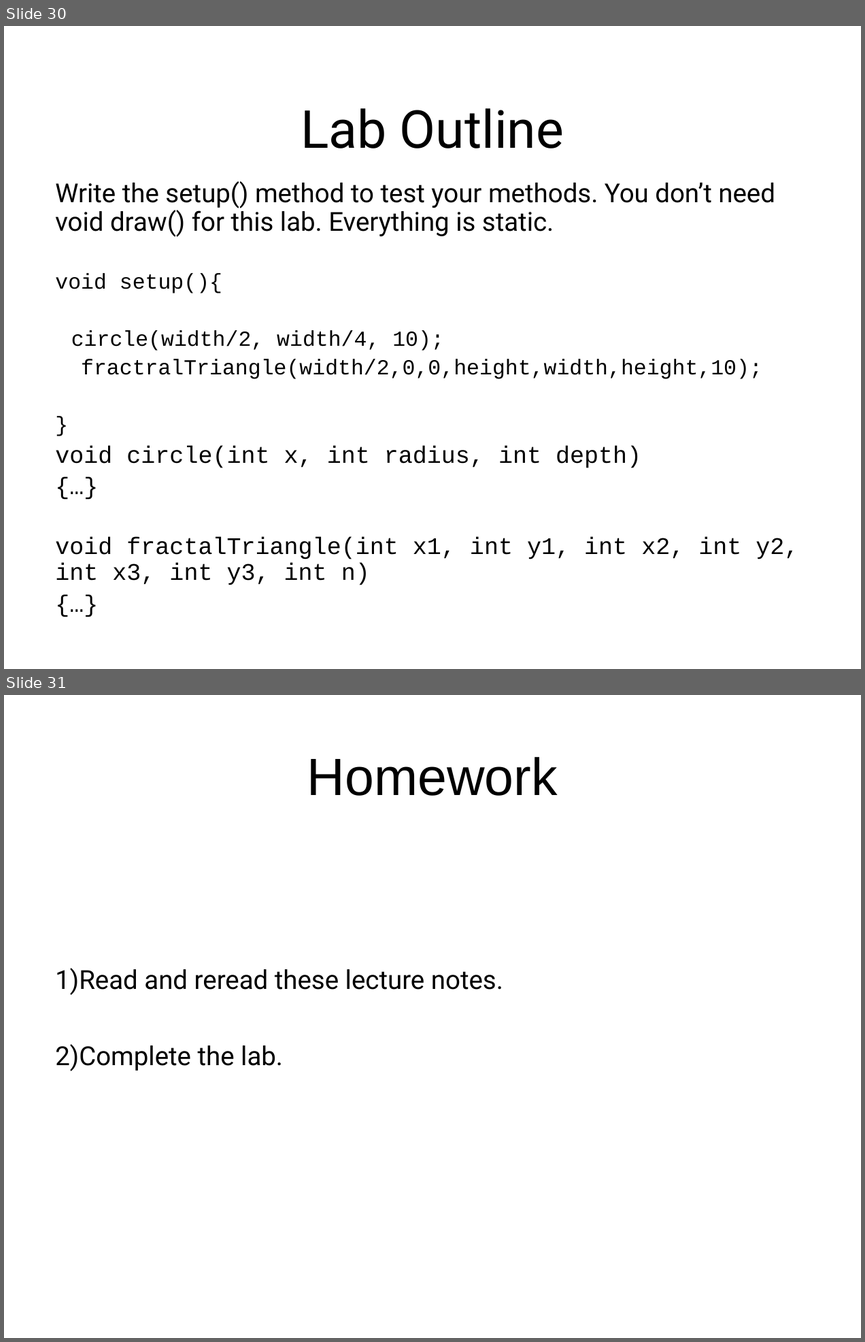
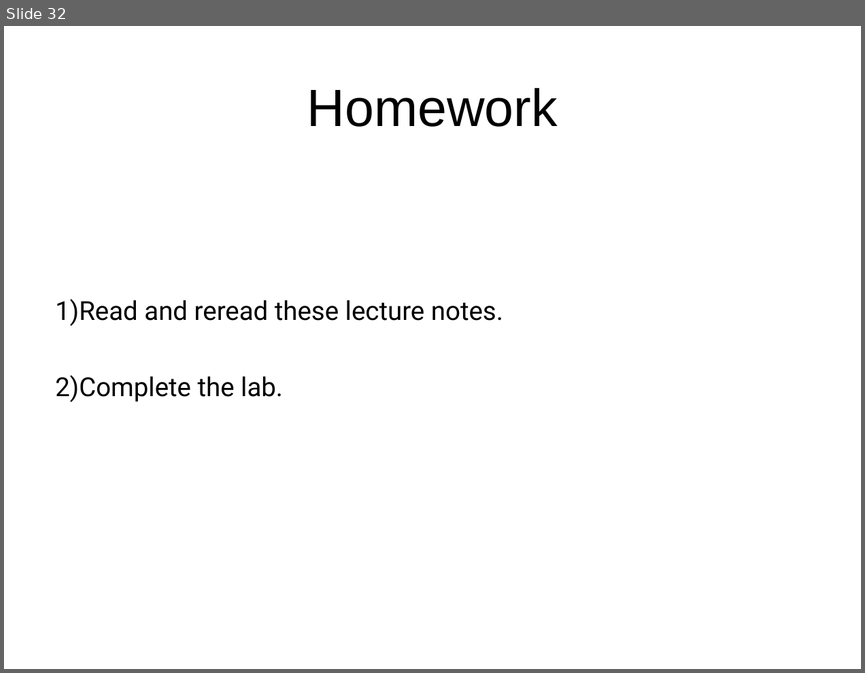
Before and after one commit to LongBaoNguyen/longbaonguyen.github.io, a slide deck: courses/apcsp/lecture14.ppt. Shown one above the other, each under a label of ours: slides 30 and 31 before the commit, slide 32 after it. The pictures are 865x1342 and 865x673 pixels, drawn with LibreOffice and Linux fonts; fonts in the diff are those of the drawing; background and template pictures are left out. Boxes give left, top, right and bottom in pixels: in the first picture for what was removed or moved away, otherwise in the second. Text is boxed around its words. In the diff, an @@ line names an element or a change of style, - is before the commit and + after.

```diff
--- a/courses/apcsp/lecture14.ppt
+++ b/courses/apcsp/lecture14.ppt
@@ slide 30 removed at [4, 26, 861, 669], background picture (left out) @@
@@ title removed at [300, 108, 564, 148] @@
-Lab Outline
@@ text removed at [55, 181, 798, 585] @@
-Write the setup() method to test your methods. You don’t need void draw() for this lab. Everything is static.
-void setup(){
-circle(width/2, width/4, 10);
-fractralTriangle(width/2,0,0,height,width,height,10);
-}
-void circle(int x, int radius, int depth)
-{…}
-void fractalTriangle(int x1, int y1, int x2, int y2, int x3, int y3, int n)
-{…}
@@ what was slide 31 is now slide 32 @@
```
Also in this commit, not shown: 4 slides changed, 2 slides added, 5 other files.
